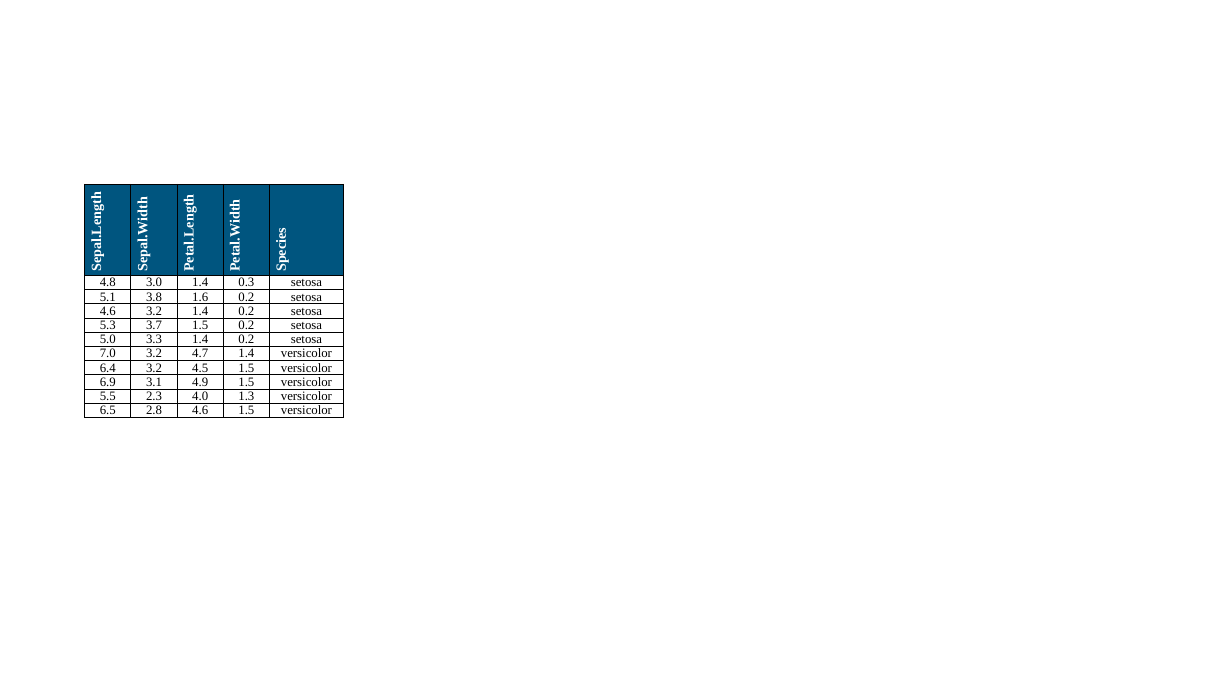
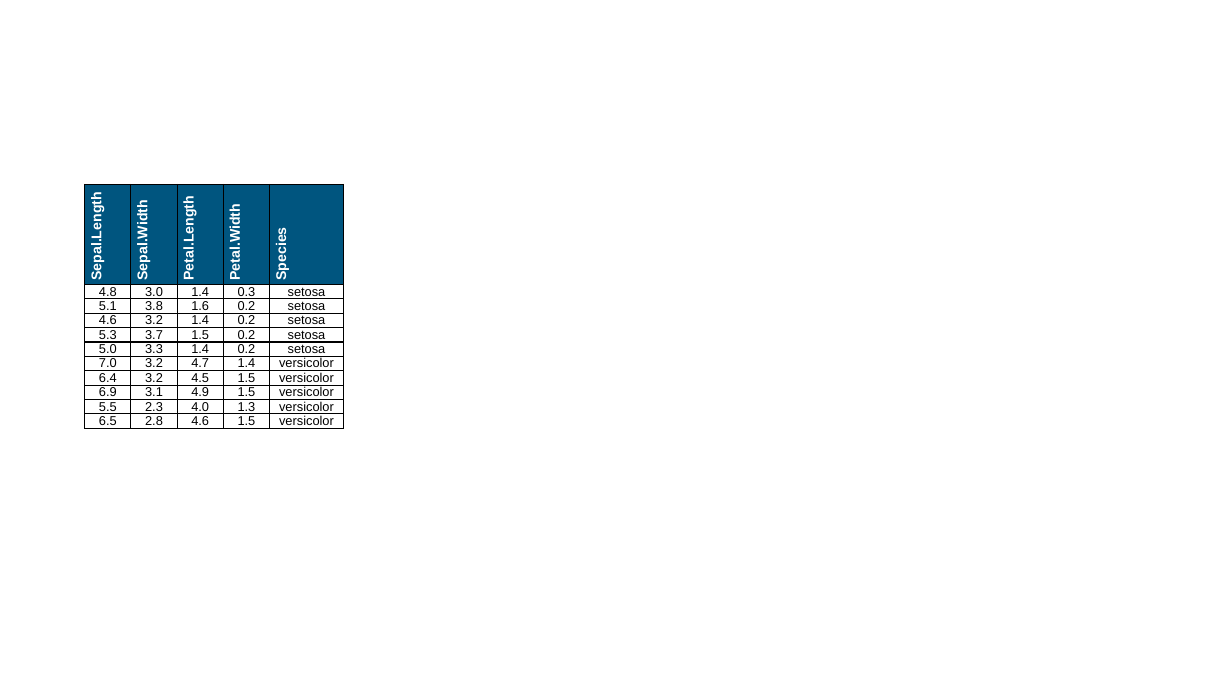
Before and after one commit to HustlerQian/ReporteRs, a slide deck: slide 1 of articles/header_rot.pptx. Drawn at 1232x693 pixels with LibreOffice and Linux fonts; fonts in the diff are those of the drawing. Boxes give left, top, right and bottom in pixels: in the first picture for what was removed or moved away, otherwise in the second. Text is boxed around its words. In the diff, an @@ line names an element or a change of style, - is before the commit and + after.

```diff
--- a/articles/header_rot.pptx
+++ b/articles/header_rot.pptx
@@ table at [85, 185, 344, 625] @@
@@ font Times New Roman to Arial @@
```
Also in this commit, not shown: 59 other files.
